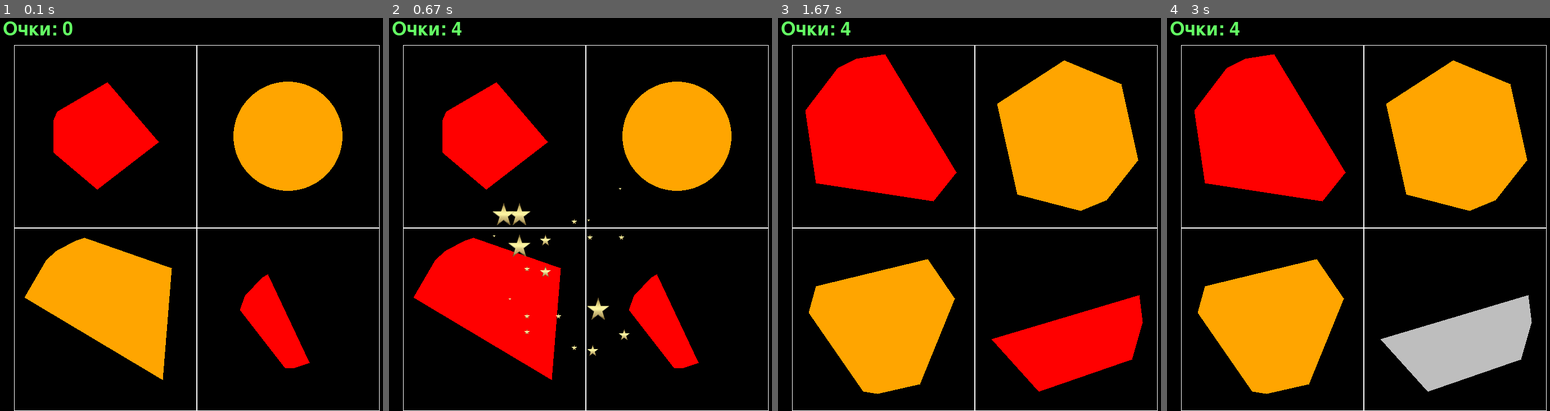
Above: before the commit, frames 1-4 (left to right).
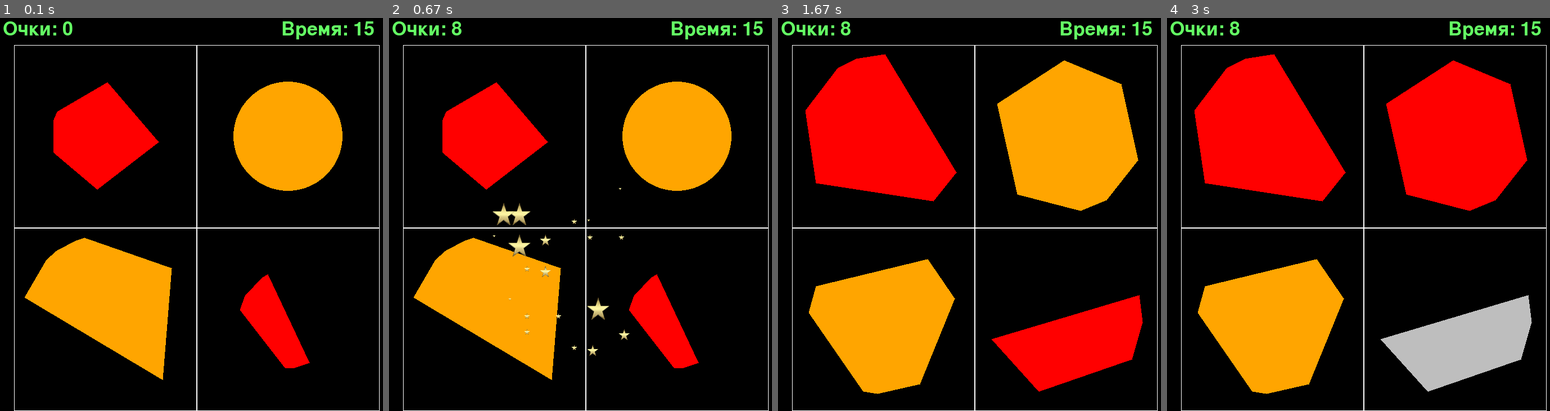
Above: after the commit, the same moments.

Repository: megadubcev/pygameProject
Game: pygame game, started from shape.py
Same seed, same stepped clock (60 frames per second), same inputs: the game is played once before the commit and once after it.
Inputs (mouse positions are in pixels of both pictures, inside the frame that each line leads up to):
- Up to frame 1 (0.1 s): no input
- Up to frame 2 (0.67 s): click (572, 230) at 0.38 s
- Up to frame 3 (1.67 s): no input
- Up to frame 4 (3 s): click (1408, 249) at 1.72 s

The runs differ from the first frame. In frame 1, 0.4% of the frame differs, in the area x 73-98%, y 0-6%; in frame 2, 8.5%; in frame 3, 0.4%; in frame 4, 11%, in the area x 16-98%, y 0-50%.

Commit message:
музыка + таймер2

Diff:
--- a/shape.py
+++ b/shape.py
@@ -1,9 +1,14 @@
 import pygame
 import random
 import math
-import os
+import sys
 
 pygame.init()
+pygame.mixer.init()
+global soundVictory, soundLose
+soundVictory = [pygame.mixer.Sound("vic_ura_1.wav"), pygame.mixer.Sound("vic_aplodis_2.wav"),
+                pygame.mixer.Sound("vic_tarelka_3.wav")]
+soundLose = pygame.mixer.Sound("luse_1.wav")
 widthS = heightS = 700
 screen = pygame.display.set_mode((widthS, widthS))
 clock = pygame.time.Clock();
@@ -12,6 +17,11 @@
 screen_rect = (0, 0, widthS, heightS)
 
 all_sprites = pygame.sprite.Group()
+
+
+def terminate():
+    pygame.quit()
+    sys.exit()
 
 
 class Particle(pygame.sprite.Sprite):
@@ -83,6 +93,7 @@
                 self.color[i][j] = (i - j) % (self.len2)
         self.t = 0
         self.time = 0
+        self.timer = 15
 
         self.clicked = False
 
@@ -157,14 +168,17 @@
         return [i, j]
 
     def on_click(self, cell_coords):
-        global score, victory
+        global score, victory, soundVictory, soundLose
         self.clicked = True
         victory = self.square[cell_coords[0]][cell_coords[1]] == self.maxs
         if victory:
+            pygame.mixer.Sound.play(random.choice(soundVictory))
             self.maxij = cell_coords
-            score += (5000 // (self.maxs - self.maxs2) + 1) * self.width * self.height
+            score += (1000 * self.timer // (self.maxs - self.maxs2) + 1) * self.width * self.height
             create_particles(pygame.mouse.get_pos())
+
         else:
+            pygame.mixer.Sound.play(soundLose)
             self.color[cell_coords[0]][cell_coords[1]] = len(self.colors) - 1
 
     def squaref(self, cell_coords):
@@ -195,6 +209,18 @@
         if self.t > 200:
             self.color[self.maxij[0]][self.maxij[1]] = (self.color[self.maxij[0]][self.maxij[1]] + 1) % self.len2
             self.t = 0
+
+    def updateTimer(self, tick):
+        global victory
+        self.t += tick
+        if self.t > 1000:
+            self.timer -= 1
+            self.t = 0
+
+        if not self.timer:
+            self.clicked = True
+            victory = False
+
 
 def newBoard(razmer):
     global victory
@@ -231,26 +257,29 @@
 
         for event in pygame.event.get():
             if event.type == pygame.QUIT:
-                running = False
+                terminate()
             if event.type == pygame.MOUSEBUTTONDOWN:
                 if event.button == 1:
                     board.get_click(event.pos)
         if board.clicked:
             board.changeColor(tick)
             running = all_sprites or board.time < 1500
-
-
-
+        else:
+            board.updateTimer(tick)
 
         font = pygame.font.Font(None, 50)
-        text = font.render("Очки: " + str(score), 1, (100, 255, 100))
-        screen.blit(text, (5, 5))
+        textScore = font.render("Очки: " + str(score), 1, (100, 255, 100))
+        screen.blit(textScore, (5, 5))
+
+        textTimer = font.render("Время: " + str(board.timer), 1, (100, 255, 100))
+        screen.blit(textTimer, (500, 5))
 
         all_sprites.update()
         all_sprites.draw(screen)
 
         pygame.display.flip()
     print("a")
+
 
 global victory
 victory = True
